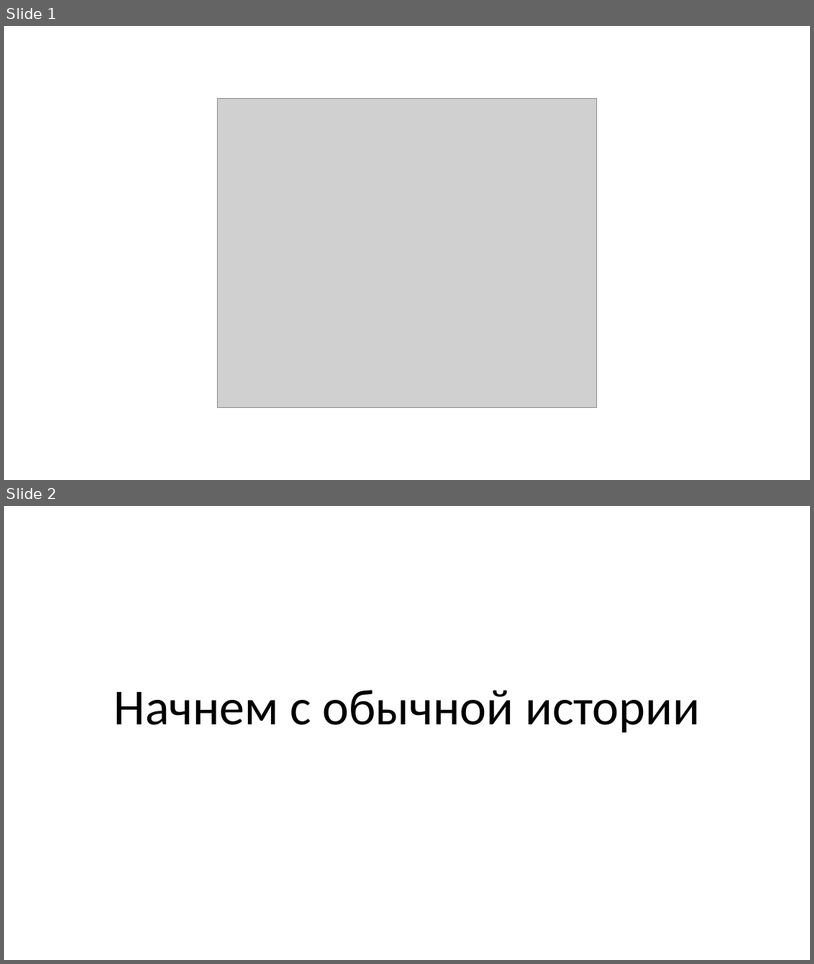
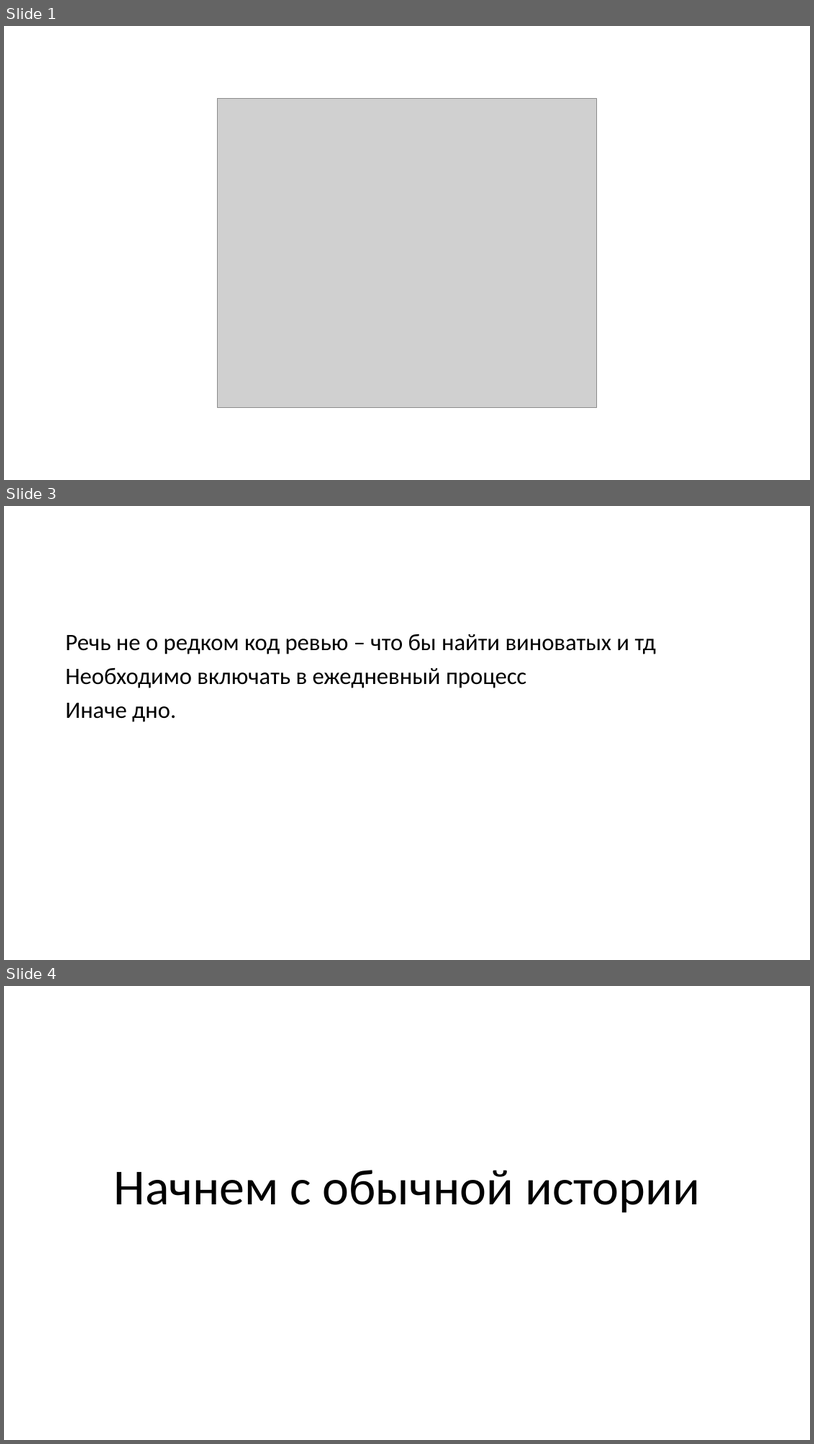
Before and after one commit to dzmitry-varabei/front-end-course, a slide deck: code-review/Presentation1.pptx. Shown one above the other, each under a label of ours: slides 1 and 2 before the commit, slides 1, 3 and 4 after it; the slides between them are not shown. The pictures are 814x964 and 814x1444 pixels, drawn with LibreOffice and Linux fonts; fonts in the diff are those of the drawing; grey boxes stand for pictures. Boxes give left, top, right and bottom in pixels: in the first picture for what was removed or moved away, otherwise in the second. Text is boxed around its words. In the diff, an @@ line names an element or a change of style, - is before the commit and + after.

```diff
--- a/code-review/Presentation1.pptx
+++ b/code-review/Presentation1.pptx
@@ slide 3 added at [4,506,810,960], background #FFFFFF @@
@@ text added at [65,634,656,722], 28 pt, text #000000 @@
+Речь не о редком код ревью – что бы найти виноватых и тд
+Необходимо включать в ежедневный процесс
+Иначе дно.
@@ what was slide 2 is now slide 4 @@
```
Also in this commit, not shown: 9 other slides added, 4 other files.
